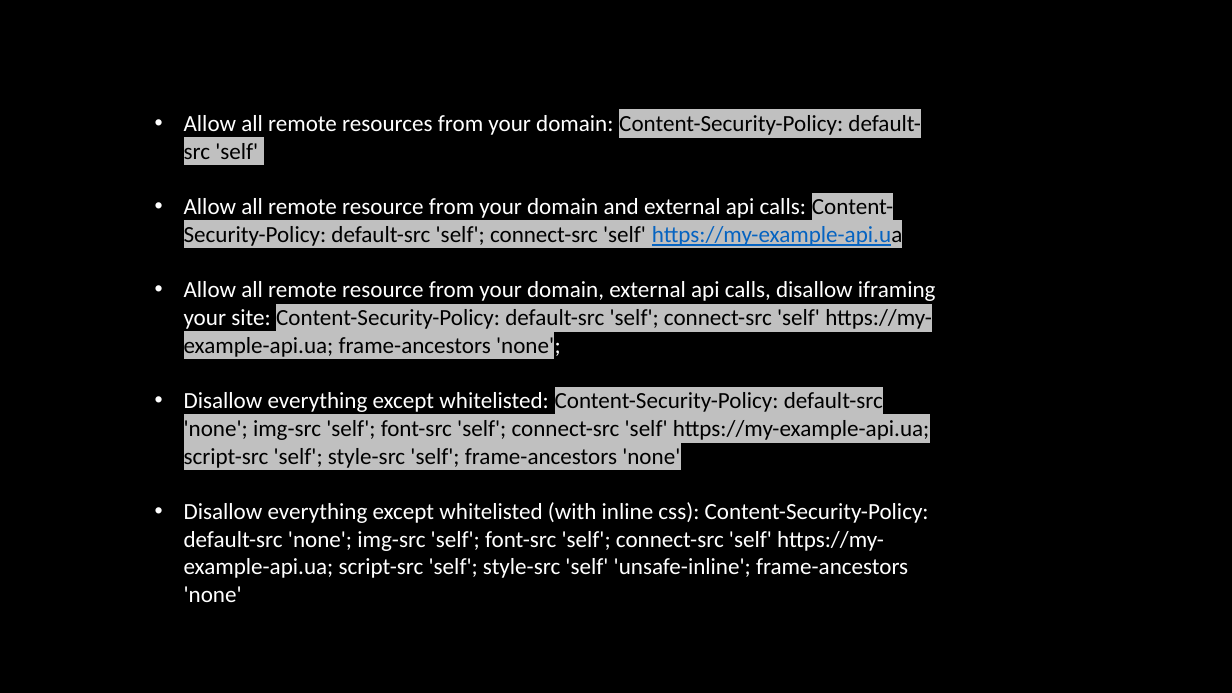
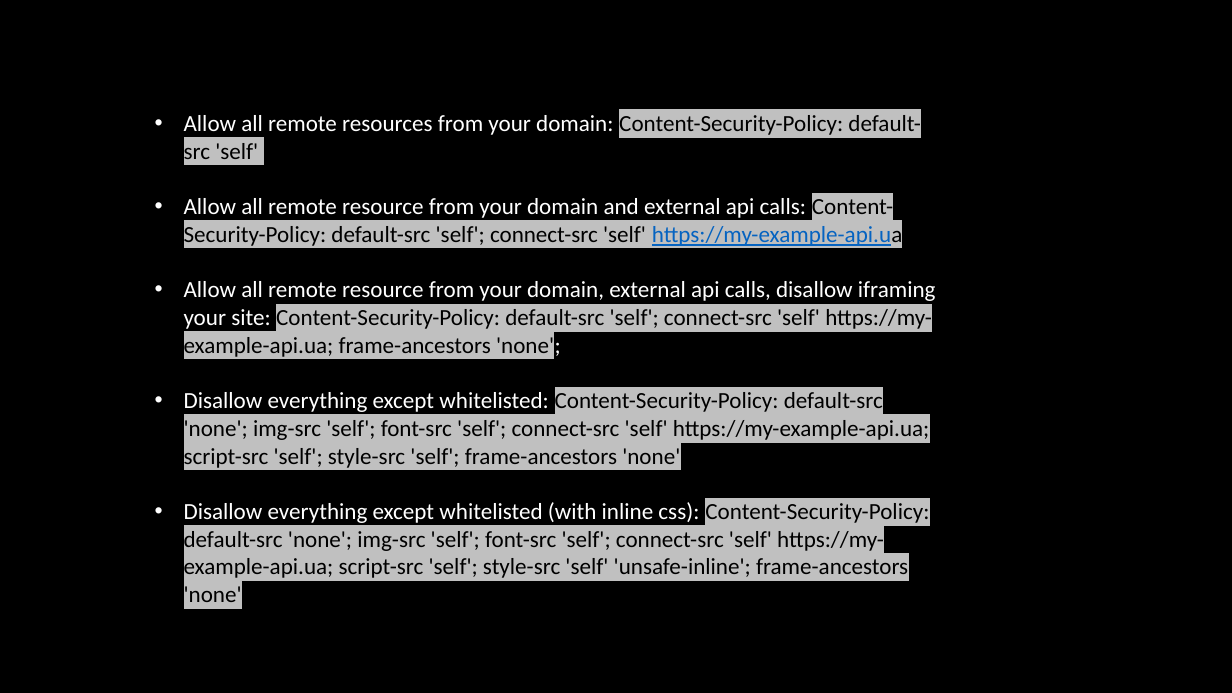
Before and after one commit to Drag13/articles, a slide deck: slide 7 of headers/SECURITY HEADERS.pptx (slide 6 before the commit). Drawn at 1232x693 pixels with LibreOffice and Linux fonts; fonts in the diff are those of the drawing. Boxes give left, top, right and bottom in pixels: in the first picture for what was removed or moved away, otherwise in the second. Text is boxed around its words. In the diff, an @@ line names an element or a change of style, - is before the commit and + after.

```diff
--- a/headers/SECURITY HEADERS.pptx
+++ b/headers/SECURITY HEADERS.pptx
@@ text at (184,502,929,602): text colour #FFFFFF to #000000, highlight none to #C0C0C0 in "Content-Security-Policy: default-src 'none'; img-src 'self'; ..." @@
```
Also in this commit, not shown: 2 other slides changed, 1 slide added.
